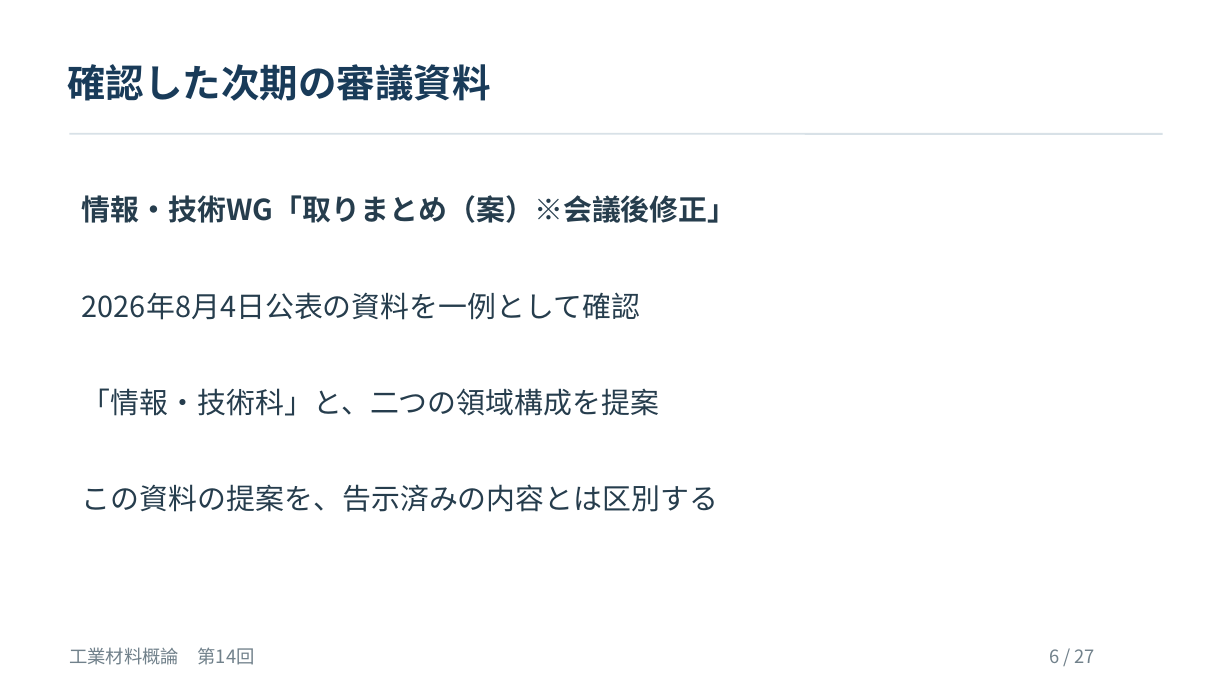
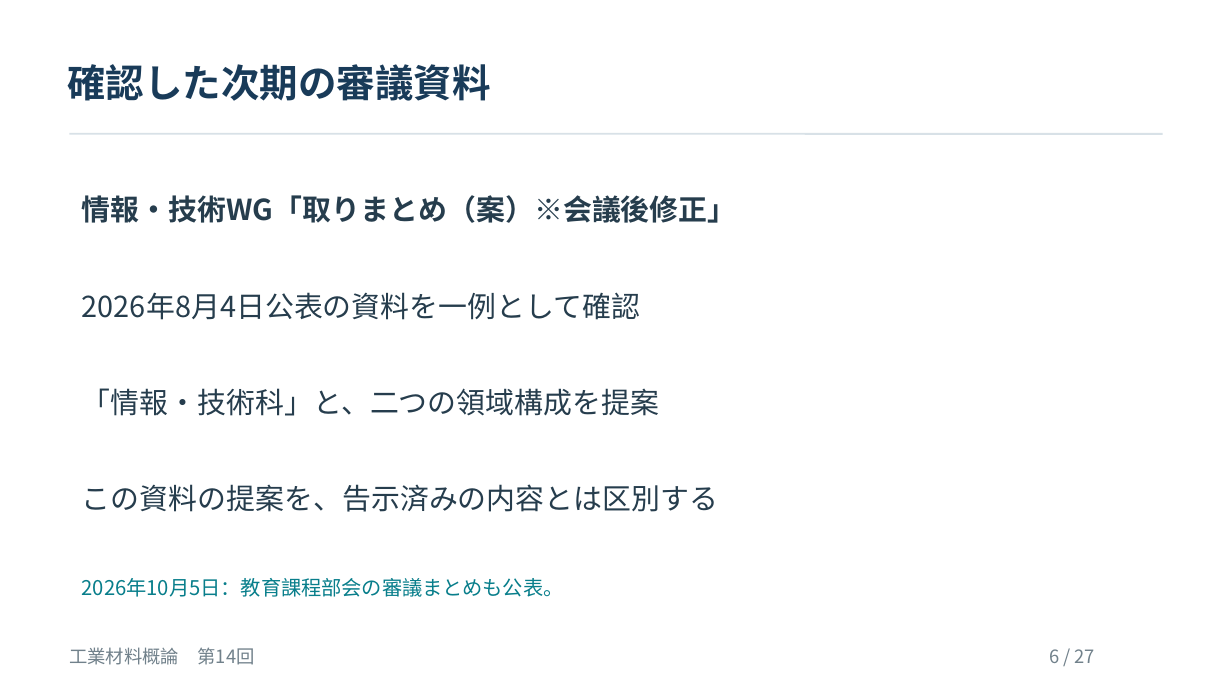
Before and after one commit to zooc-14calbp/industrial-materials-course, a slide deck: slide 6 of 学生用/第14回/14_授業スライド.pptx. Drawn at 1232x693 pixels with LibreOffice and Linux fonts; fonts in the diff are those of the drawing. Boxes give left, top, right and bottom in pixels: in the first picture for what was removed or moved away, otherwise in the second. Text is boxed around its words. In the diff, an @@ line names an element or a change of style, - is before the commit and + after.

```diff
--- a/学生用/第14回/14_授業スライド.pptx
+++ b/学生用/第14回/14_授業スライド.pptx
@@ text added at [82, 578, 564, 597], 15.8 pt, text #087E8B @@
+2026年10月5日：教育課程部会の審議まとめも公表。
```
Also in this commit, not shown: 1 other slide changed, 10 other files.
